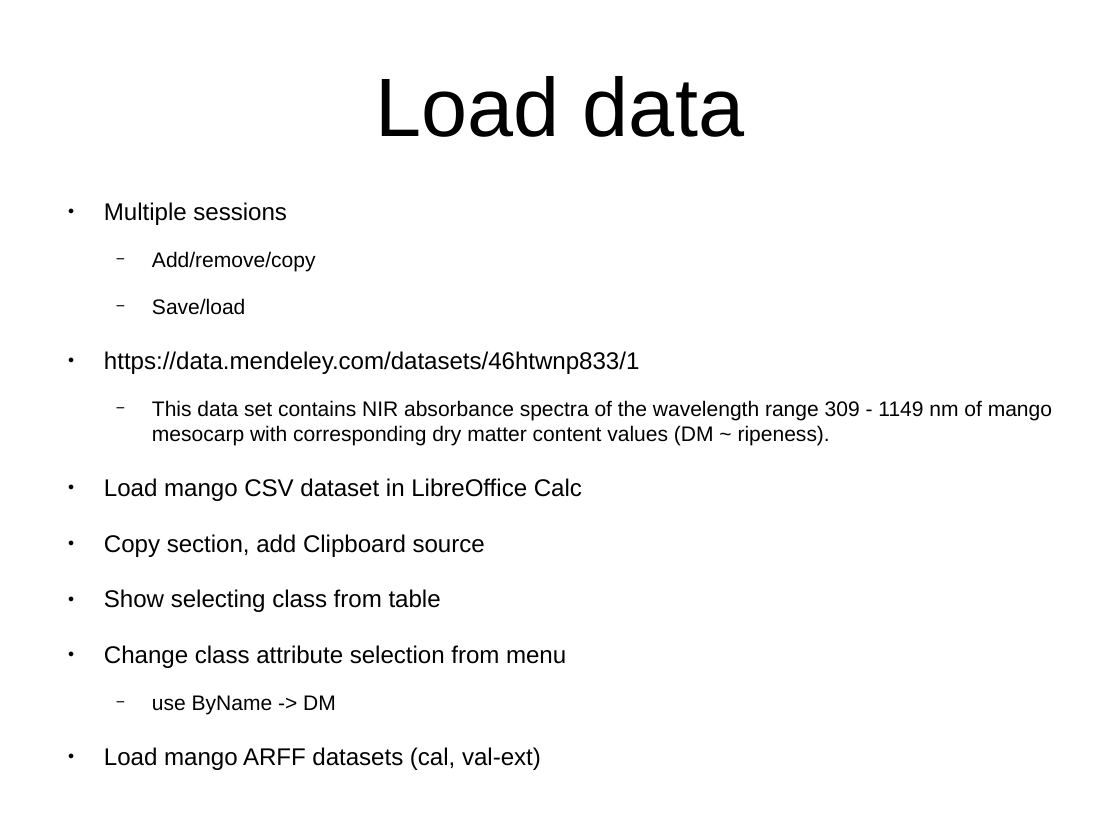
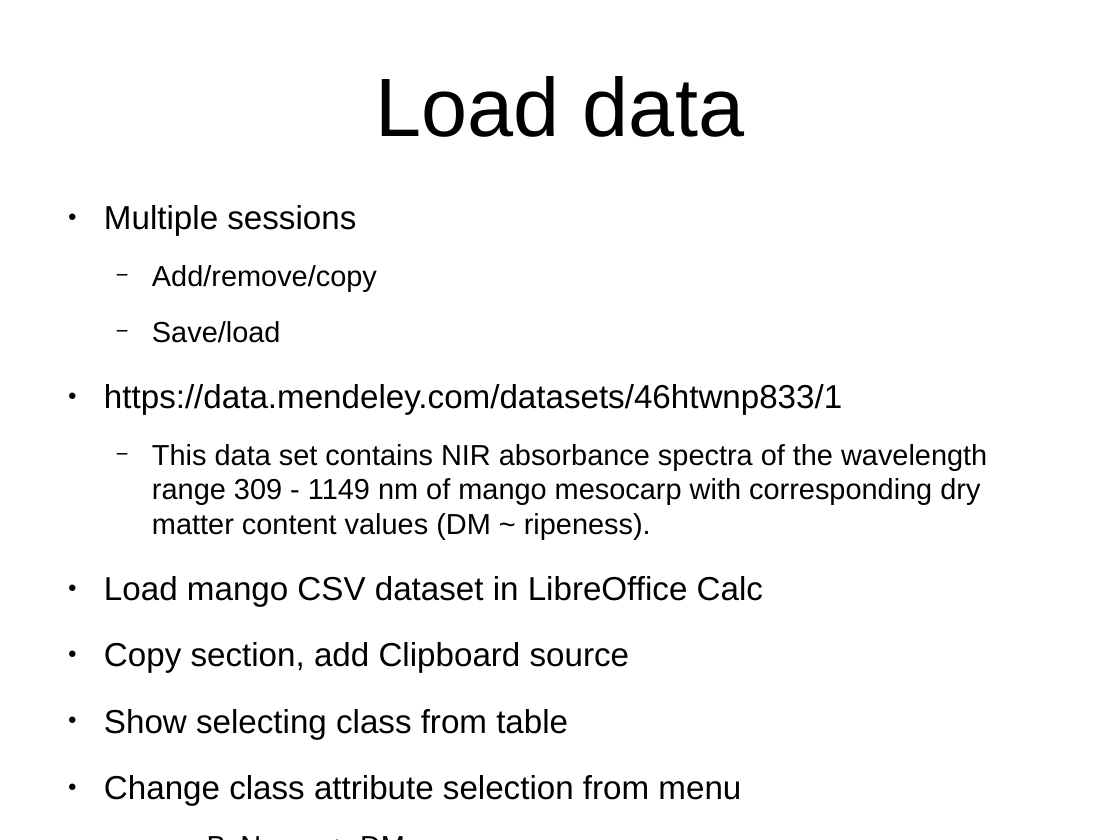
Before and after one commit to fracpete/weka-user-conference-2021, a slide deck: slide 2 of adams/adams_notes.odp. Drawn at 1120x840 pixels with LibreOffice and Linux fonts; fonts in the diff are those of the drawing. Boxes give left, top, right and bottom in pixels: in the first picture for what was removed or moved away, otherwise in the second. Text is boxed around its words. In the diff, an @@ line names an element or a change of style, - is before the commit and + after.

```diff
--- a/adams/adams_notes.odp
+++ b/adams/adams_notes.odp
@@ text "Multiple sessions" at [104,205,987,805]: size 17.1 to 23.5 pt in "Multiple sessions", "https://data.mendeley.com/datasets/46htwnp833/1", "Load mango CSV dataset in LibreOffice Calc", "Copy section, add Clipboard source" and 3 more places; size 14.9 to 20.5 pt in "Add/remove/copy", "Save/load", "This data set contains NIR absorbance spectra ...", "use ByName -> DM" @@
```
Also in this commit, not shown: 3 other slides changed, 1 other file.
